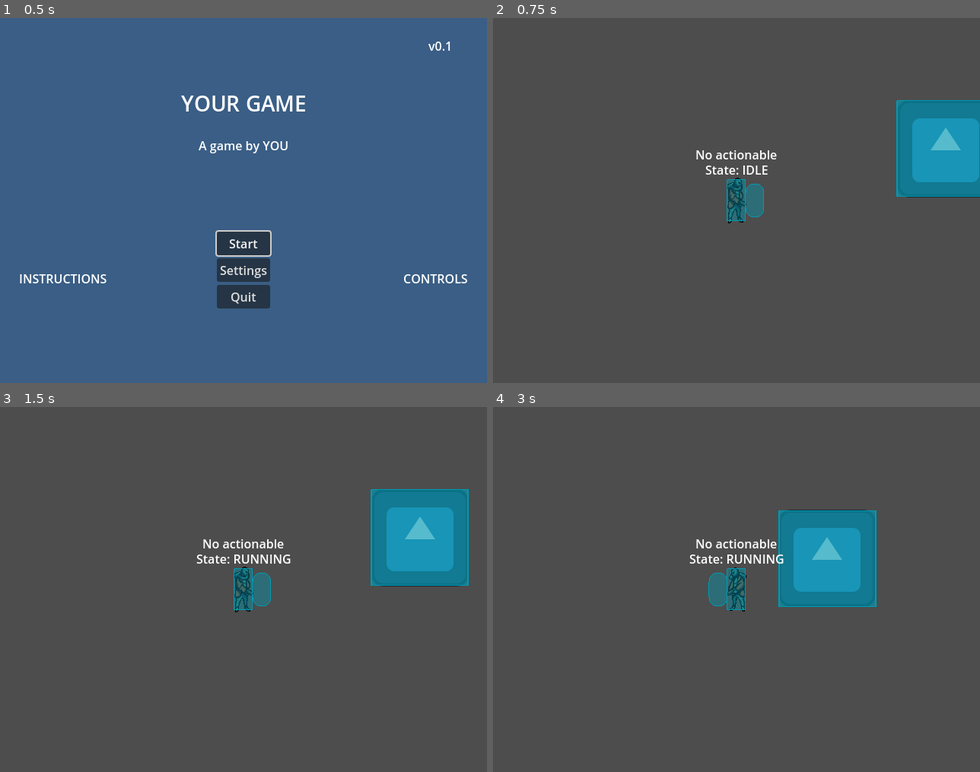
Above: before the commit, frames 1-4 (two rows, left to right).
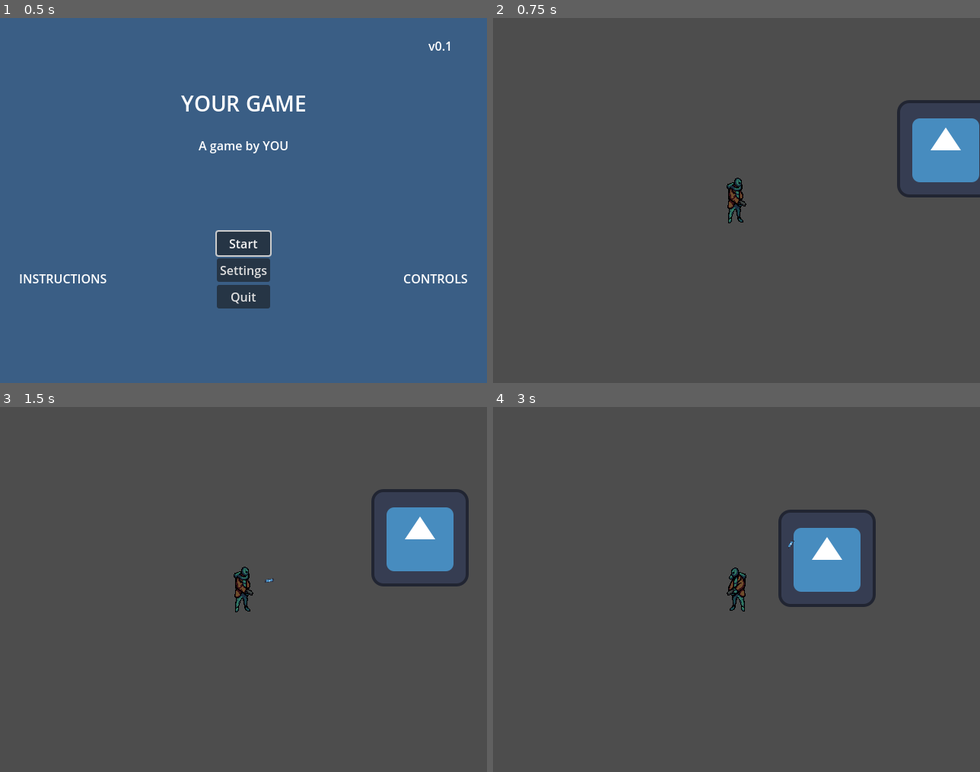
Above: after the commit, the same moments.

Repository: Maoaii/Descent-into-Survival
Game: Godot game, scene res://scenes/main_menu/main_menu.tscn
The game is run twice, just before and just after one commit, with the same random seed, the same clock (stepped at 60 frames per second) and the same inputs. The engine's default icon, where the game draws it, is replaced by a stand-in: a white triangle on a blue panel in a dark square.
Inputs (mouse positions are in pixels of both pictures, inside the frame that each line leads up to):
- Up to frame 1 (0.5 s): no input
- Up to frame 2 (0.75 s): click "Start" at 0.5 s
- Up to frame 3 (1.5 s): tap Enter at 1.25 s; move the mouse to (350, 571) at 1.27 s; hold D (move_right) from 1.28 s (still down); click (350, 571) at 1.35 s
- Up to frame 4 (3 s): tap W (move_up) at 1.52, 2.27 s; move the mouse to (639, 607) at 2.02 s; tap Space (interact) at 2.1 s; click (639, 607) at 2.3 s; move the mouse to (785, 509) at 2.77 s; release D (move_right) at 2.78 s; hold A (move_left) from 2.78 s (still down); click (785, 509) at 2.85 s

Frame 1 is identical in both runs. In frame 2, 5.6% of the frame differs, in the area x 41-100%, y 22-56%; in frame 3, 6.5%, in the area x 40-97%, y 22-56%; in frame 4, 6.5%.

Commit message:
shooting working

Diff:
--- a/project.godot
+++ b/project.godot
@@ -94,11 +94,6 @@
 , Object(InputEventKey,"resource_local_to_scene":false,"resource_name":"","device":-1,"window_id":0,"alt_pressed":false,"shift_pressed":false,"ctrl_pressed":false,"meta_pressed":false,"pressed":false,"keycode":0,"physical_keycode":4194322,"key_label":0,"unicode":0,"echo":false,"script":null)
 ]
 }
-click={
-"deadzone": 0.5,
-"events": [Object(InputEventMouseButton,"resource_local_to_scene":false,"resource_name":"","device":-1,"window_id":0,"alt_pressed":false,"shift_pressed":false,"ctrl_pressed":false,"meta_pressed":false,"button_mask":0,"position":Vector2(0, 0),"global_position":Vector2(0, 0),"factor":1.0,"button_index":1,"canceled":false,"pressed":false,"double_click":false,"script":null)
-]
-}
 interact={
 "deadzone": 0.5,
 "events": [Object(InputEventKey,"resource_local_to_scene":false,"resource_name":"","device":-1,"window_id":0,"alt_pressed":false,"shift_pressed":false,"ctrl_pressed":false,"meta_pressed":false,"pressed":false,"keycode":0,"physical_keycode":32,"key_label":0,"unicode":32,"echo":false,"script":null)
@@ -116,6 +111,11 @@
 "events": [Object(InputEventKey,"resource_local_to_scene":false,"resource_name":"","device":-1,"window_id":0,"alt_pressed":false,"shift_pressed":false,"ctrl_pressed":false,"meta_pressed":false,"pressed":false,"keycode":0,"physical_keycode":48,"key_label":0,"unicode":48,"echo":false,"script":null)
 ]
 }
+fire={
+"deadzone": 0.5,
+"events": [Object(InputEventMouseButton,"resource_local_to_scene":false,"resource_name":"","device":-1,"window_id":0,"alt_pressed":false,"shift_pressed":false,"ctrl_pressed":false,"meta_pressed":false,"button_mask":1,"position":Vector2(665, 28),"global_position":Vector2(673, 112),"factor":1.0,"button_index":1,"canceled":false,"pressed":true,"double_click":false,"script":null)
+]
+}
 
 [layer_names]
 
--- /dev/null
+++ b/scenes/game_manager.gd
@@ -0,0 +1,11 @@
+extends Node
+
+var bullet_manager: BulletManager
+var player: Player
+
+
+func _ready() -> void:
+	bullet_manager = get_tree().get_first_node_in_group("BulletManager")
+	player = get_tree().get_first_node_in_group("Player")
+
+	player.bullet_fired.connect(bullet_manager.handle_bullet_spawned)
--- /dev/null
+++ b/scenes/game_manager.tscn
@@ -0,0 +1,6 @@
+[gd_scene load_steps=2 format=3 uid="uid://d3lbyd1mnvwm4"]
+
+[ext_resource type="Script" path="res://scenes/game_manager.gd" id="1_3nqsm"]
+
+[node name="GameManager" type="Node"]
+script = ExtResource("1_3nqsm")
--- a/scenes/gameplay/gameplay.gd
+++ b/scenes/gameplay/gameplay.gd
@@ -5,6 +5,7 @@
 	if event.is_action_released("pause"):
 		call_deferred("_pause")
 
+
 func _pause() -> void:
 	$UI/Paused.pause()
 	get_tree().paused = true
--- a/scenes/gameplay/gameplay.tscn
+++ b/scenes/gameplay/gameplay.tscn
@@ -1,10 +1,12 @@
-[gd_scene load_steps=8 format=3 uid="uid://bdnyglk1i1cxl"]
+[gd_scene load_steps=10 format=3 uid="uid://bdnyglk1i1cxl"]
 
 [ext_resource type="Script" path="res://scenes/gameplay/gameplay.gd" id="1_thqv1"]
 [ext_resource type="PackedScene" uid="uid://m03vwsnrma2p" path="res://scenes/players/player_top_down.tscn" id="2_387ag"]
 [ext_resource type="Texture2D" uid="uid://bgprycbqd2tbx" path="res://icon.svg" id="2_qxb15"]
 [ext_resource type="PackedScene" uid="uid://cko02oljhiby" path="res://scenes/paused/paused.tscn" id="3_w8wrl"]
 [ext_resource type="PackedScene" uid="uid://cee5dna3u27jf" path="res://assets/select_sfx.tscn" id="4_7kf0b"]
+[ext_resource type="PackedScene" uid="uid://d3lbyd1mnvwm4" path="res://scenes/game_manager.tscn" id="6_1gbjt"]
+[ext_resource type="PackedScene" uid="uid://bt2mt5snopc7f" path="res://scenes/pistol/bullet_manager.tscn" id="7_cbvos"]
 
 [sub_resource type="RectangleShape2D" id="RectangleShape2D_gthno"]
 size = Vector2(126, 126)
@@ -17,9 +19,6 @@
 
 [node name="PlayerTopDown" parent="." instance=ExtResource("2_387ag")]
 position = Vector2(272, 331)
-state_debug = true
-nearest_actionable_debug = true
-collision_shape_debug = true
 
 [node name="Box" type="StaticBody2D" parent="." groups=["Actionable"]]
 position = Vector2(547, 263)
@@ -36,6 +35,10 @@
 [node name="CollisionShape2D" type="CollisionShape2D" parent="Box"]
 shape = SubResource("RectangleShape2D_tm8i1")
 
+[node name="GameManager" parent="." instance=ExtResource("6_1gbjt")]
+
+[node name="BulletManager" parent="." instance=ExtResource("7_cbvos")]
+
 [node name="UI" type="CanvasLayer" parent="."]
 
 [node name="Paused" parent="UI" instance=ExtResource("3_w8wrl")]
--- /dev/null
+++ b/scenes/pistol/bullet.gd
@@ -0,0 +1,26 @@
+class_name Bullet
+extends Area2D
+
+@export var speed: float = 10
+@export_range(0.1, 100) var despawn_time: float = 1.0
+
+@onready var despawn_timer: Timer = $DespawnTimer
+
+var direction: Vector2 = Vector2.ZERO
+
+func _ready() -> void:
+	despawn_timer.wait_time = despawn_time
+	despawn_timer.start()
+
+func _physics_process(_delta: float) -> void:
+	if direction != Vector2.ZERO:
+		var velocity = direction * speed
+
+		global_position += velocity
+
+func set_direction(dir: Vector2) -> void:
+	direction = dir
+	rotation += dir.angle()
+
+func _on_despawn_timer_timeout():
+	queue_free()
--- /dev/null
+++ b/scenes/pistol/bullet.tscn
@@ -0,0 +1,24 @@
+[gd_scene load_steps=4 format=3 uid="uid://b8e5emsk0645y"]
+
+[ext_resource type="Script" path="res://scenes/pistol/bullet.gd" id="1_5qs4b"]
+[ext_resource type="Texture2D" uid="uid://bgprycbqd2tbx" path="res://icon.svg" id="1_y0nda"]
+
+[sub_resource type="RectangleShape2D" id="RectangleShape2D_v1xwm"]
+size = Vector2(4, 12)
+
+[node name="Bullet" type="Area2D"]
+rotation = 1.5708
+script = ExtResource("1_5qs4b")
+despawn_time = 2.0
+
+[node name="Sprite2D" type="Sprite2D" parent="."]
+scale = Vector2(0.03125, 0.09375)
+texture = ExtResource("1_y0nda")
+
+[node name="CollisionShape2D" type="CollisionShape2D" parent="."]
+shape = SubResource("RectangleShape2D_v1xwm")
+
+[node name="DespawnTimer" type="Timer" parent="."]
+one_shot = true
+
+[connection signal="timeout" from="DespawnTimer" to="." method="_on_despawn_timer_timeout"]
--- /dev/null
+++ b/scenes/pistol/bullet_manager.gd
@@ -0,0 +1,9 @@
+class_name BulletManager
+extends Node2D
+
+
+
+func handle_bullet_spawned(bullet: Bullet, pos: Vector2, dir: Vector2) -> void:
+	add_child(bullet)
+	bullet.global_position = pos
+	bullet.set_direction(dir)
--- /dev/null
+++ b/scenes/pistol/bullet_manager.tscn
@@ -0,0 +1,6 @@
+[gd_scene load_steps=2 format=3 uid="uid://bt2mt5snopc7f"]
+
+[ext_resource type="Script" path="res://scenes/pistol/bullet_manager.gd" id="1_ypuy1"]
+
+[node name="BulletManager" type="Node2D" groups=["BulletManager"]]
+script = ExtResource("1_ypuy1")
--- a/scenes/players/player_top_down.gd
+++ b/scenes/players/player_top_down.gd
@@ -1,5 +1,7 @@
+class_name Player
 extends CharacterBody2D
 
+signal bullet_fired(bullet, pos, dir)
 
 enum States {
 	IDLE,
@@ -19,13 +21,17 @@
 @export var acceleration: float = 1_000
 @export var deacceleration: float = 1_000
 
+@export_group("Shooting variables")
+@export var bullet: PackedScene
+
 @export_group("Actionable variables")
-@export_range(1, INF) var action_time: int = 3
+@export_range(1, 10) var action_time: int = 3
 
 @onready var sprite: AnimatedSprite2D = $AnimatedSprite2D
 @onready var interactable_collider: Area2D = $InteractableCollider
 @onready var action_timer: Timer = $ActionTimer
 @onready var action_bar: ProgressBar = $UI/ActionBar
+@onready var end_of_gun: Marker2D = $EndOfGun
 
 var _state: int = States.IDLE
 var current_dir: Vector2
@@ -52,6 +58,8 @@
 		else:
 			$UI/NearestActionableLabel.text = "No actionable"
 
+	if Input.is_action_just_pressed("fire"):
+		fire()
 
 	check_nearest_actionable()
 	handle_interaction()
@@ -139,3 +147,11 @@
 
 	if next_nearest_actionable != nearest_actionable or not is_instance_valid(next_nearest_actionable):
 		nearest_actionable = next_nearest_actionable
+
+
+func fire() -> void:
+	var bullet_instance: Area2D = bullet.instantiate()
+	var target = get_local_mouse_position()
+	var direction_to_mouse = end_of_gun.position.direction_to(target).normalized()
+
+	emit_signal("bullet_fired", bullet_instance, end_of_gun.global_position, direction_to_mouse)
--- a/scenes/players/player_top_down.tscn
+++ b/scenes/players/player_top_down.tscn
@@ -1,6 +1,7 @@
-[gd_scene load_steps=9 format=3 uid="uid://m03vwsnrma2p"]
+[gd_scene load_steps=10 format=3 uid="uid://m03vwsnrma2p"]
 
 [ext_resource type="Script" path="res://scenes/players/player_top_down.gd" id="1_2l78q"]
+[ext_resource type="PackedScene" uid="uid://b8e5emsk0645y" path="res://scenes/pistol/bullet.tscn" id="2_6p7p2"]
 [ext_resource type="Texture2D" uid="uid://cefu07b2diteg" path="res://assets/player/protag back idle.png" id="2_772jl"]
 [ext_resource type="Texture2D" uid="uid://47u0ee4512bd" path="res://assets/player/protag forward idle.png" id="2_ft6ix"]
 [ext_resource type="Texture2D" uid="uid://jmoay6ux0h4u" path="res://assets/player/protag left idle.png" id="4_byvwo"]
@@ -48,7 +49,7 @@
 radius = 12.0
 height = 44.0
 
-[node name="PlayerTopDown" type="CharacterBody2D"]
+[node name="PlayerTopDown" type="CharacterBody2D" groups=["Player"]]
 script = ExtResource("1_2l78q")
 state_debug = false
 nearest_actionable_debug = false
@@ -57,6 +58,8 @@
 has_acceleration = true
 acceleration = 5.0
 deacceleration = 10.0
+bullet = ExtResource("2_6p7p2")
+action_time = 2
 
 [node name="AnimatedSprite2D" type="AnimatedSprite2D" parent="."]
 sprite_frames = SubResource("SpriteFrames_dtuvp")
@@ -71,6 +74,8 @@
 [node name="CollisionShape2D" type="CollisionShape2D" parent="InteractableCollider"]
 position = Vector2(24, 0)
 shape = SubResource("CapsuleShape2D_xn7lm")
+
+[node name="EndOfGun" type="Marker2D" parent="."]
 
 [node name="Camera2D" type="Camera2D" parent="."]
 
